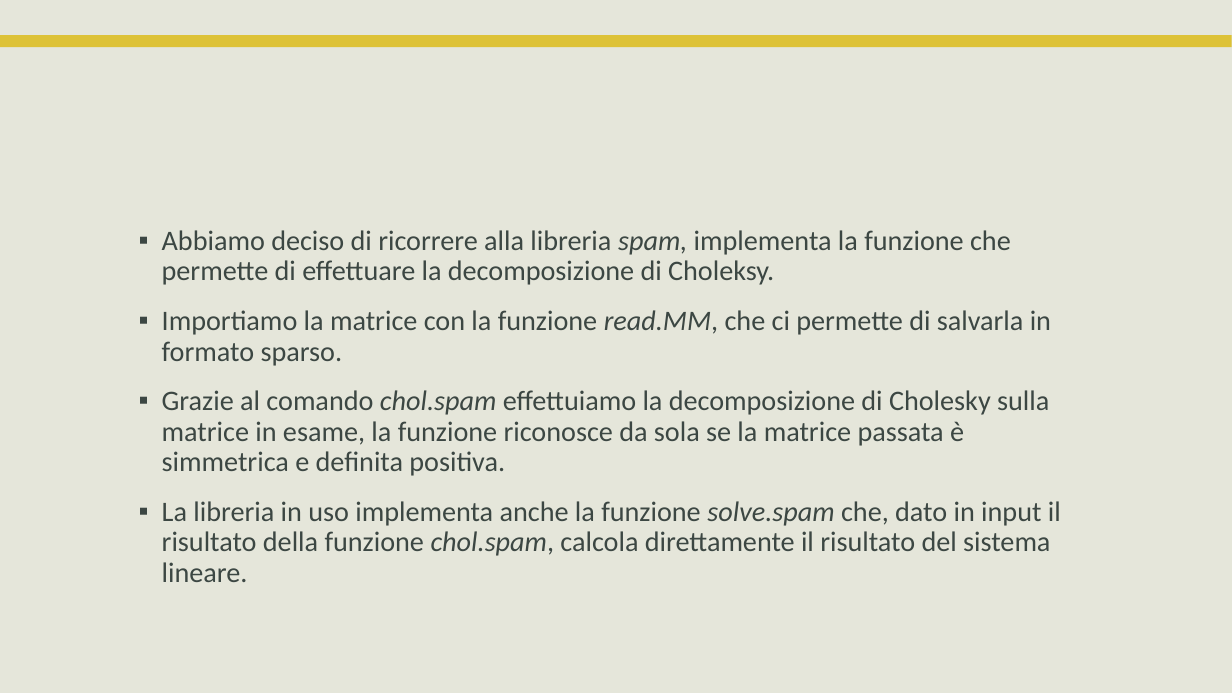
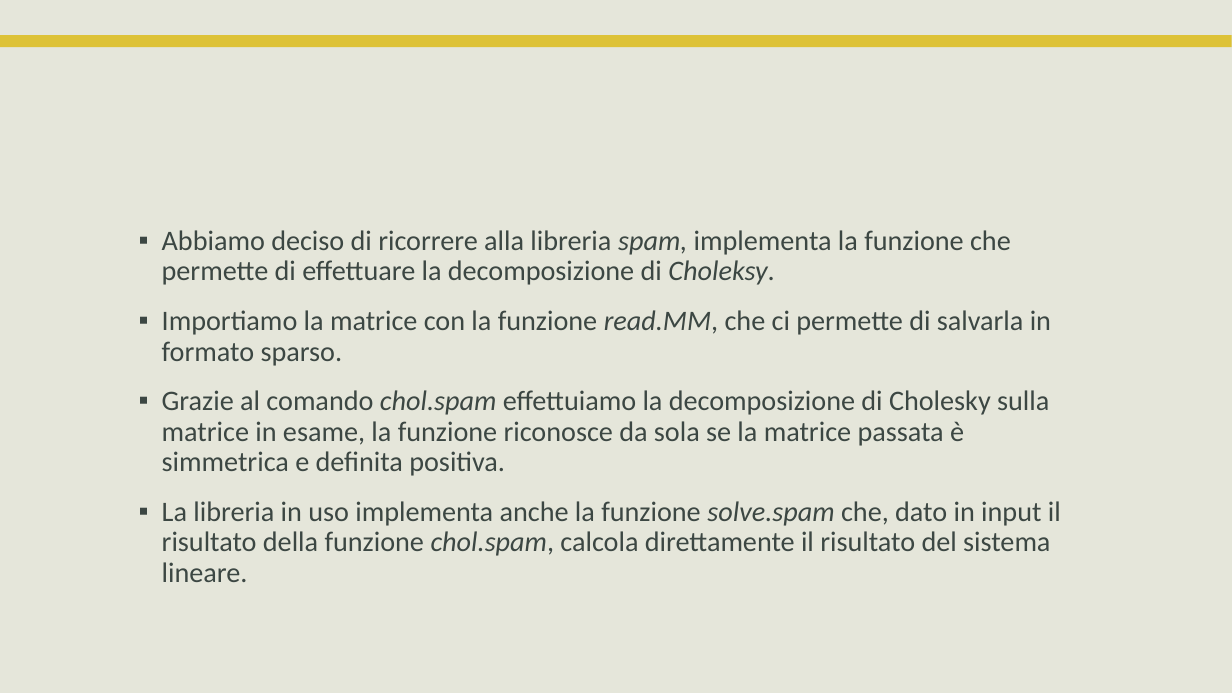
Before and after one commit to okamiRvS/Cholesky-Computing, a slide deck: slide 5 of final results/Relazione.pptx. Drawn at 1232x693 pixels with LibreOffice and Linux fonts; fonts in the diff are those of the drawing; background and template pictures are left out. Boxes give left, top, right and bottom in pixels: in the first picture for what was removed or moved away, otherwise in the second. Text is boxed around its words. In the diff, an @@ line names an element or a change of style, - is before the commit and + after.

```diff
--- a/final results/Relazione.pptx
+++ b/final results/Relazione.pptx
@@ text at <box>162,230,1011,285</box>: italic on in "Choleksy." @@
```
Also in this commit, not shown: 1 other slide changed, 2 other files.
